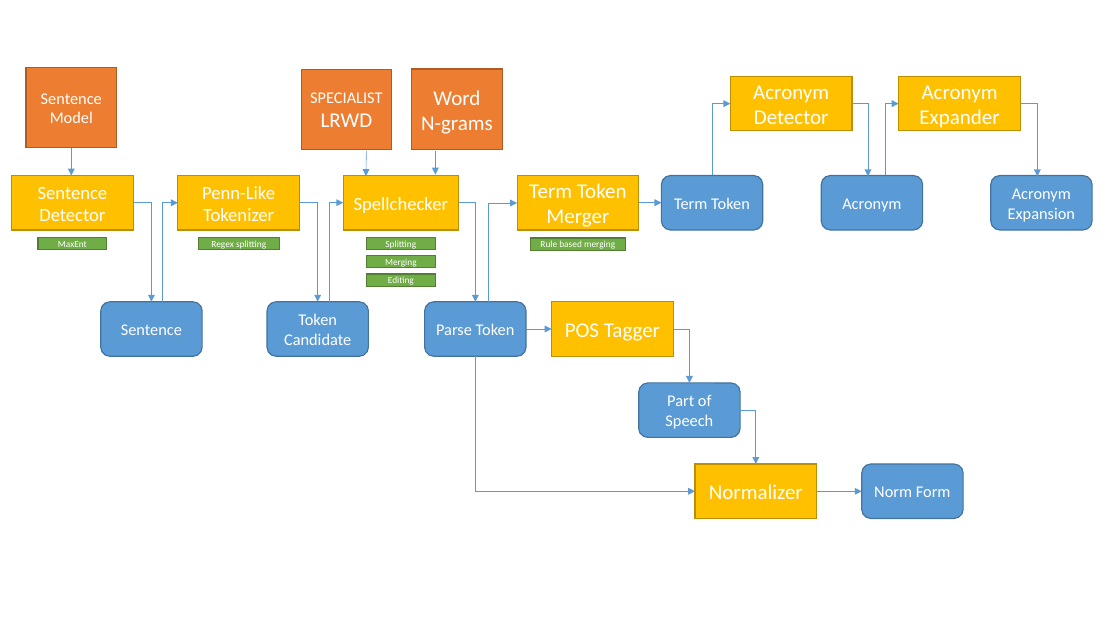
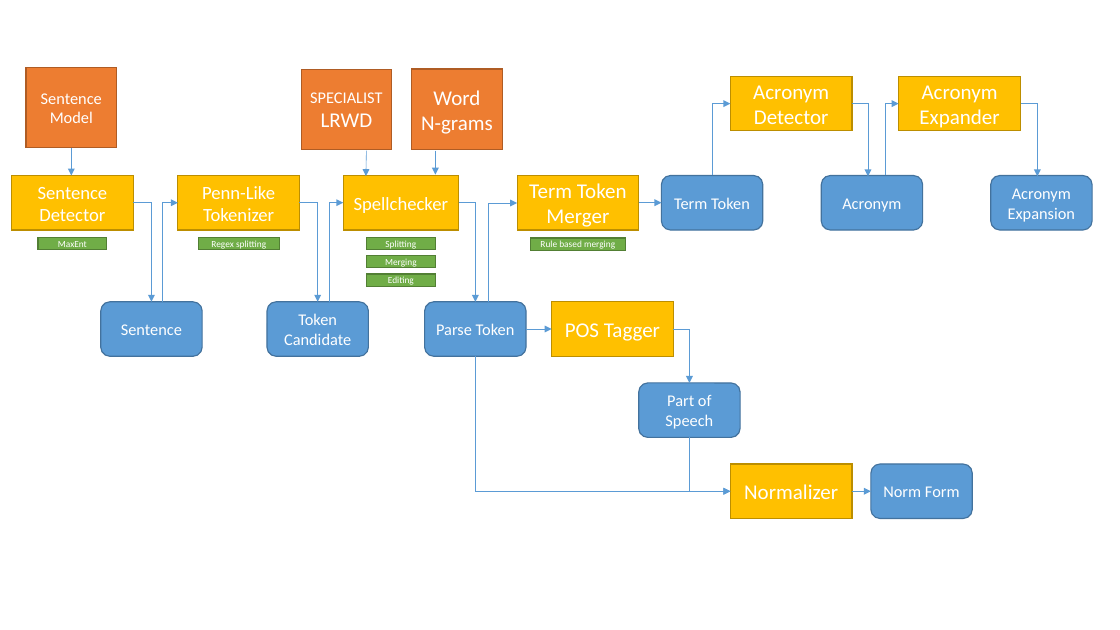
Before and after one commit to nlpie/biomedicus2, a slide deck: slide 1 of Pipeline.pptx. Drawn at 1120x630 pixels with LibreOffice and Linux fonts; fonts in the diff are those of the drawing. Boxes give left, top, right and bottom in pixels: in the first picture for what was removed or moved away, otherwise in the second. Text is boxed around its words. In the diff, an @@ line names an element or a change of style, - is before the commit and + after.

```diff
--- a/Pipeline.pptx
+++ b/Pipeline.pptx
@@ elbow arrow moved from (476, 356) - (695, 492) to (476, 356) - (731, 492) @@
@@ elbow arrow moved from (740, 410) - (756, 464) to (690, 438) - (731, 492) @@
@@ rectangle "Normalizer": place and size @@
-rectangle "Normalizer" at box(695, 464, 817, 518)
+rectangle "Normalizer" at box(731, 464, 853, 518)
@@ rounded rectangle "Norm Form": place and size @@
-rounded rectangle "Norm Form" at box(862, 464, 964, 518)
+rounded rectangle "Norm Form" at box(871, 464, 973, 518)
@@ elbow arrow moved from (817, 492) - (862, 492) to (852, 492) - (871, 492) @@
```
Also in this commit, not shown: 16 other files.
